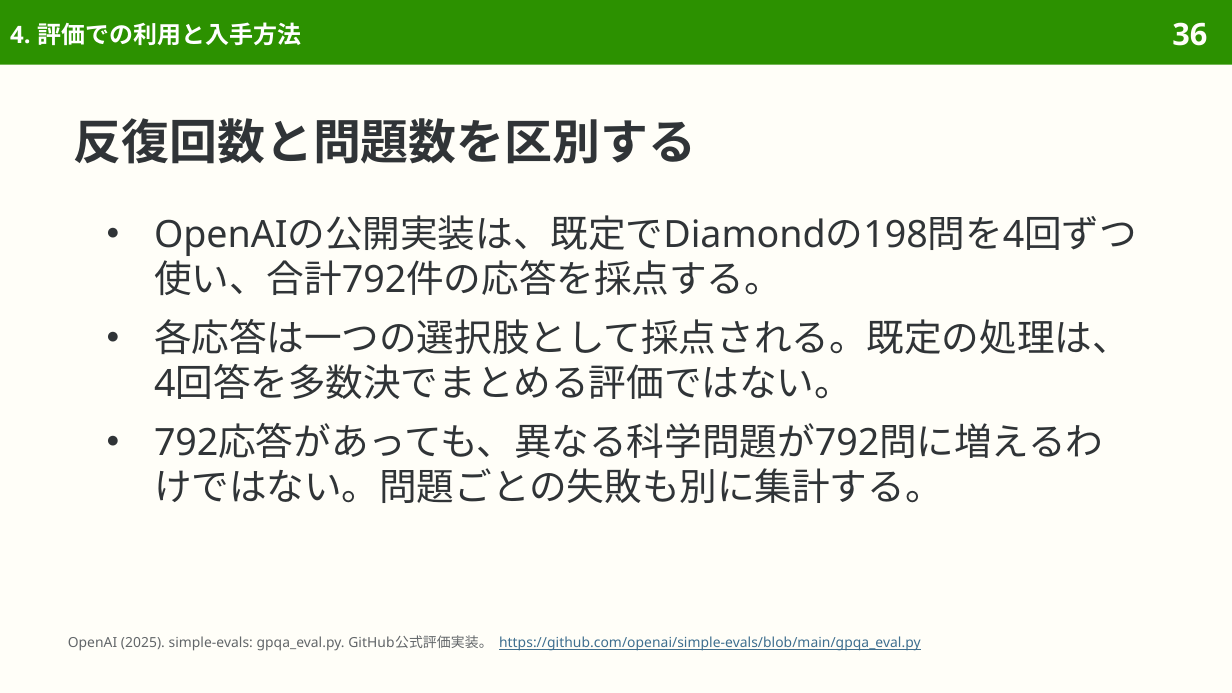
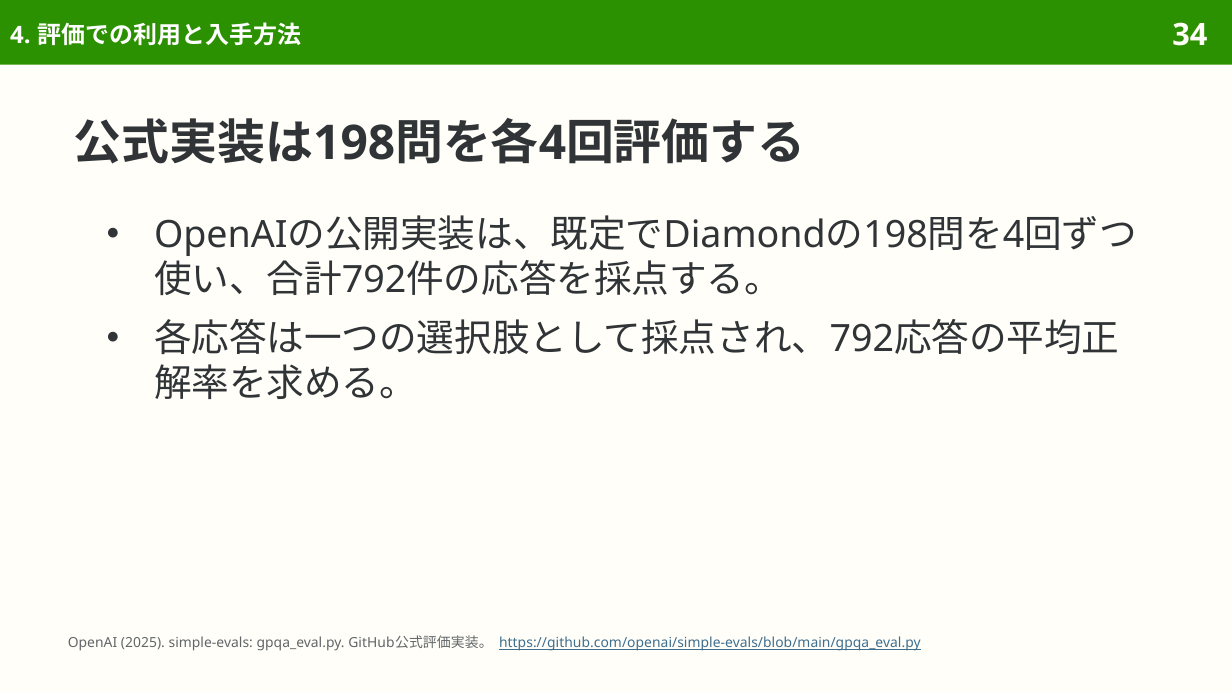
Before and after one commit to sasakiy84/datasets-in-10-minutes, a slide deck: slide 34 of slides/datasets-in-10-minutes-gpqa.pptx (slide 36 before the commit). Drawn at 1232x693 pixels with LibreOffice and Linux fonts; fonts in the diff are those of the drawing. Boxes give left, top, right and bottom in pixels: in the first picture for what was removed or moved away, otherwise in the second. Text is boxed around its words. In the diff, an @@ line names an element or a change of style, - is before the commit and + after.

```diff
--- a/slides/datasets-in-10-minutes-gpqa.pptx
+++ b/slides/datasets-in-10-minutes-gpqa.pptx
@@ page number at (1172, 22, 1207, 46): text changed @@
-36
+34
@@ title at (74, 118, 805, 164): text changed @@
-反復回数と問題数を区別する
+公式実装は198問を各4回評価する
@@ text at (154, 319, 1120, 399): text changed @@
-● 各応答は一つの選択肢として採点される。既定の処理は、4回答を多数決でまとめる評価ではない。
-● 792応答があっても、異なる科学問題が792問に増えるわけではない。問題ごとの失敗も別に集計する。
+● 各応答は一つの選択肢として採点され、792応答の平均正解率を求める。
```
Also in this commit, not shown: 21 other slides changed, 4 slides removed, 16 other files.
